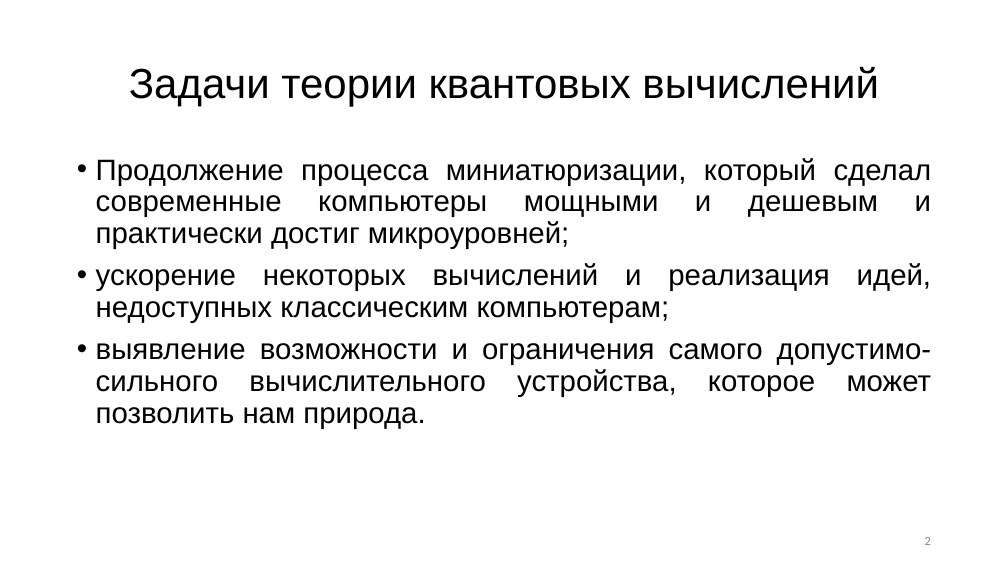
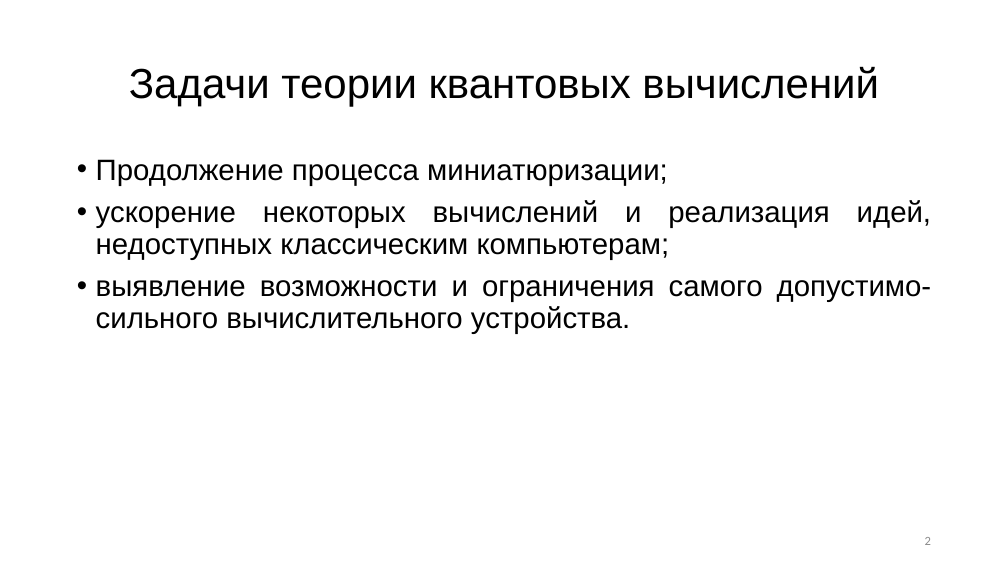
Before and after one commit to R0manych/Diploma2019, a slide deck: slide 2 of Черниговских 2к 14гр.pptx. Drawn at 1008x567 pixels with LibreOffice and Linux fonts; fonts in the diff are those of the drawing. Boxes give left, top, right and bottom in pixels: in the first picture for what was removed or moved away, otherwise in the second. Text is boxed around its words. In the diff, an @@ line names an element or a change of style, - is before the commit and + after.

```diff
--- a/Черниговских 2к 14гр.pptx
+++ b/Черниговских 2к 14гр.pptx
@@ background #DEDEDE to #FFFFFF @@
@@ text at (x1=96, y1=159, x2=667, y2=186): text changed; text colour #2C2C2C to #000000 @@
-• Продолжение процесса миниатюризации, который сделал современные компьютеры мощными и дешевым и
-  практически достиг микроуровней;
+• Продолжение процесса миниатюризации;
@@ text at (x1=96, y1=200, x2=931, y2=260): text colour #2C2C2C to #000000 in "ускорение некоторых вычислений и реализация идей, недоступны ..." @@
@@ text at (x1=96, y1=280, x2=932, y2=334): text changed; text colour #2C2C2C to #000000 @@
-• выявление возможности и ограничения самого допустимо-сильного вычислительного устройства, которое может позволить нам природа.
+• выявление возможности и ограничения самого допустимо-сильного вычислительного устройства.
```
Also in this commit, not shown: 17 other slides changed, 1 other file.
